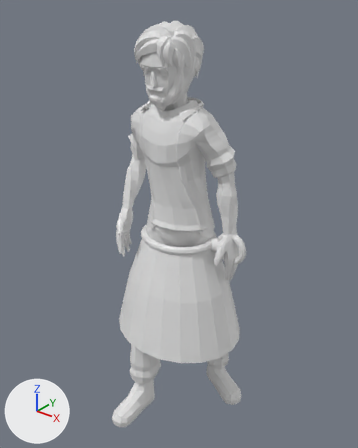
Before and after pictures for a commit that changed the glTF model unity/Tools~/models/heroes/SB_Hero_pell_LOD0.glb.
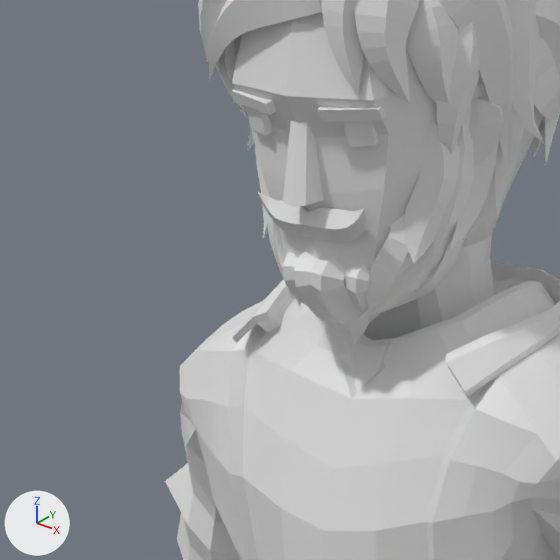
Old and new are each drawn whole from a 50 mm camera at (1.279, -1.653, 1.951) aimed at (0.029, -0.09, 0.982) and again close up on the part from 27% to 56% of the width and 11% to 34% of the height. Arrows for +X, +Y and +Z are at lower left; the lights stay in place. The last two pictures show the newer version. Where no turn or scale is listed for an object, it has been applied to the vertices. Vertices at exactly the same position are counted once.

In view in the first close-up: 'SB_Hero_pell'.
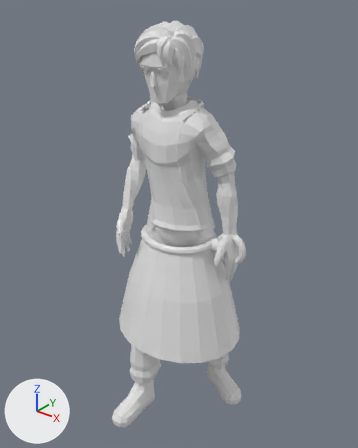
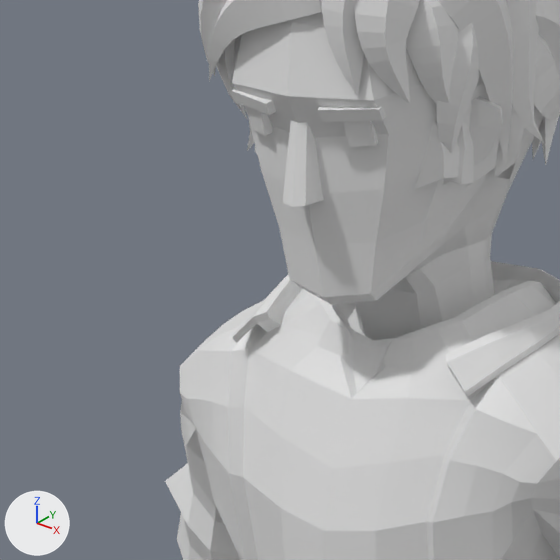
What the commit changed:
me_adventurer_feet is used by ob_sb_hero_pell; location (0.0, 0.0, 0.0).
me_adventurer_feet had 5229 vertices, 10166 faces and spanned x -0.31..0.35, y -0.47..0.2, z 0.0..1.82.
me_adventurer_feet now has 4747 vertices, 9239 faces and spans x -0.31..0.35, y -0.47..0.2, z 0.0..1.82.
me_adventurer_feet part 1: 9 loose pieces with 386 vertices, spanning x -0.08..0.09, y -0.21..-0.12, z 1.49..1.6, are deleted.
Part 2, on me_adventurer_feet:
96 vertices are removed from x -0.09..0.09, y -0.19..-0.1, z 1.52..1.61.
215 faces are deleted.

Location of each change, [x1, y1, x2, y2] in pixels of the close-ups (560 x 560 px):
part 1 of me_adventurer_feet, deleted: before [258, 192, 463, 345]
part 2 of me_adventurer_feet, deleted: before [255, 152, 515, 320]
